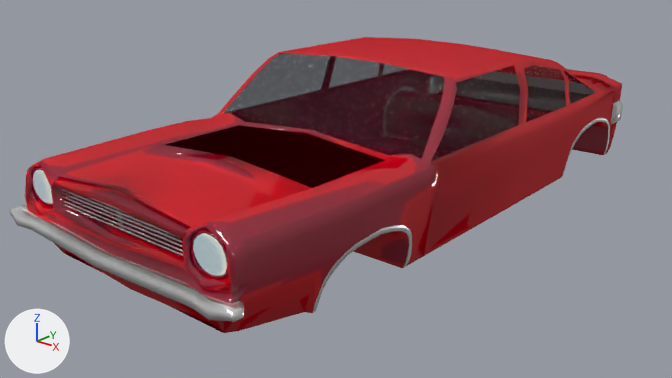
Renders of the Blender file 01-Models/mg-auto.blend from each side of a commit.
The view is the same before and after, from the file's camera 'Camera'. The axes (+X, +Y, +Z) are drawn at lower left. The lights are the same throughout.

The first picture shows 'AutoBody', 'Grill', 'LichtHinten', 'LichtVorne'.
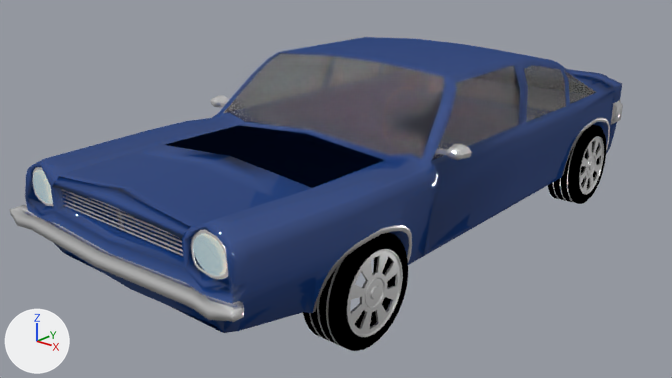
Commit message: Auto weiter gebaut

What changed in the scene script:
```text
Change mat_material:
    remove n0 = _N.new('ShaderNodeOutputMaterial'); n0.name = 'Material Output'
    where n1 = _N.new('ShaderNodeBsdfGlass'); n1.name = 'Glass BSDF'
    n1.inputs[0].default_value: (0.08, 0.08, 0.08, 1.0) -> (0.355, 0.355, 0.355, 1.0)  # 'Color', dark grey #505050 -> 'Color', grey #a1a1a1
    where n2 = _N.new('ShaderNodeBsdfTransparent'); n2.name = 'Transparent BSDF'
    add n2.inputs[0].default_value = (0.733, 0.733, 0.733, 1.0)  # 'Color', light grey #dedede
    add n0 = _N.new('ShaderNodeOutputMaterial'); n0.name = 'Material Output'
    where n3 = _N.new('ShaderNodeMixShader'); n3.name = 'Mix Shader'
    add n3.inputs[0].default_value = 0.391  # 'Factor'
Change mat_material_001:
    where n7 = _N.new('ShaderNodeBsdfDiffuse'); n7.name = 'Diffuse BSDF'
    n7.inputs[0].default_value: (0.24, 0.0, 0.017, 1.0) -> (0.0123, 0.0545, 0.238, 1.0)  # 'Color', red #860023 -> 'Color', blue #1d4286
    where n13 = _N.new('ShaderNodeBsdfDiffuse'); n13.name = 'Diffuse BSDF.001'
    n13.inputs[0].default_value: (0.507, 0.0, 0.00697, 1.0) -> (0.0112, 0.0488, 0.211, 1.0)  # 'Color', red #bd0014 -> 'Color', blue #1b3e7f
Add mat_material_007:
    mat_material_007 = bpy.data.materials.new('Material.007')
    # nodes: BsdfDiffuse, BsdfTransparent, MixShader, OutputMaterial
    # colours: red #af2121
Add mat_material_006:
    mat_material_006 = diffuse_material('Material.006')
    mat_material_006.base_color = (0.0, 0.0, 0.0)  # black #000000
Change me_plane_001:
    used by ob_lichthinten; location = (0.08, 0.0, 0.0); scale = (0.844, 1.0, 1.0)
    remove me_plane_001.from_pydata(...)  # 12 vertices, 10 faces; spans x -0.01..2.29, y 7.68..7.8, z 1.1..1.39
    add me_plane_001.from_pydata(...)  # 24 vertices, 20 faces; spans x -2.29..2.29, y 7.68..7.8, z 1.1..1.39
    me_plane_001 part 1: the loose piece of 12 vertices spanning x -0.01..2.29, y 7.68..7.8, z 1.1..1.39 is copied, and the copy is mirrored in x about the mesh origin; it spans x -2.29..0.01, y 7.68..7.8, z 1.1..1.39
    me_plane_001 part 2: 6 faces spanning x -0.01..2.29, y 7.68..7.8, z 1.1..1.39 switch from no material to mat_material_006 (black #000000)
    add me_plane_001.materials.append(mat_material_007)
Change me_plane:
    used by ob_autobody; location = (0.09, -0.01, 0.0); scale = (0.844, 1.0, 1.0)
    remove me_plane.from_pydata(...)  # 1256 vertices, 1058 faces, 26 loose edges; spans x -2.86..2.86, y -3.39..7.97, z -0.06..2.49
    add me_plane.from_pydata(...)  # 1400 vertices, 1202 faces, 26 loose edges; spans x -2.86..2.86, y -3.39..7.97, z -0.06..2.49
    me_plane part 3
    72 faces are deleted
    144 vertices are added at x -2.44..2.44, y -3.03..-3.01, z 0.84..1.4
    72 new faces join them, mat_material
    72 new faces join them, mat_material_001, smooth
    72 new faces join them, mat_material_004, smooth
Change ob_lichthinten:
    remove _m = ob_lichthinten.modifiers.new('Mirror', 'MIRROR')
Add ob_cylinder:
    ob_cylinder = bpy.data.objects.new('Cylinder', me_cylinder_001)  # 1504 vertices, 1457 faces; spans x -1.0..1.0, y -1.0..1.0, z -1.0..1.23; in mat_material_005 (black #000000); modifiers SOLIDIFY
    ob_cylinder.location = (2.15, -0.82, -0.02)
    ob_cylinder.rotation_euler = (0.0, 1.571, 0.0)  # degrees (0, 90, 0)
    ob_cylinder.scale = (0.81, 0.81, 0.258)
Add ob_cylinder_001:
    ob_cylinder_001 = bpy.data.objects.new('Cylinder.001', me_cylinder_001.copy())  # modifiers SOLIDIFY
    ob_cylinder_001.location = (2.15, 6.35, -0.02)
    ob_cylinder_001.rotation_euler = (0.0, 1.571, 0.0)  # degrees (0, 90, 0)
    ob_cylinder_001.scale = (0.81, 0.81, 0.258)
Add ob_cylinder_004:
    ob_cylinder_004 = bpy.data.objects.new('Cylinder.004', me_cylinder_008)  # 124 vertices, 110 faces; spans x -16.7..12.9, y -10.0..-8.0, z -2.3..0.3
    ob_cylinder_004.location = (0.43, 0.74, 2.5)
    ob_cylinder_004.rotation_euler = (1.571, 0.0, 0.0)  # degrees (90, 0, 0)
    ob_cylinder_004.scale = (0.18, 0.108, 0.0866)
```

What differs and where, as boxes [x1, y1, x2, y2] in the pictures (672 x 378 px):
'AutoBody', recoloured (red to blue): [19, 37, 622, 333] in both
'Cylinder', added: after [303, 233, 408, 351]
    faces in mat_material_005 (black #000000): [303, 233, 408, 351]
    faces in mat_material_004: [309, 249, 403, 345]
'Cylinder.001', added: after [548, 125, 606, 204]
    faces in mat_material_005 (black #000000): [548, 125, 606, 204]
    faces in mat_material_004: [553, 135, 604, 203]
'Cylinder.004', added: after [211, 95, 472, 160]
part 1 of me_plane_001, added: after [474, 71, 519, 85]
part 2 of me_plane_001, recoloured (black to grey): [526, 76, 596, 95] in both
part 3 of me_plane, built on: [32, 167, 228, 279] in both
